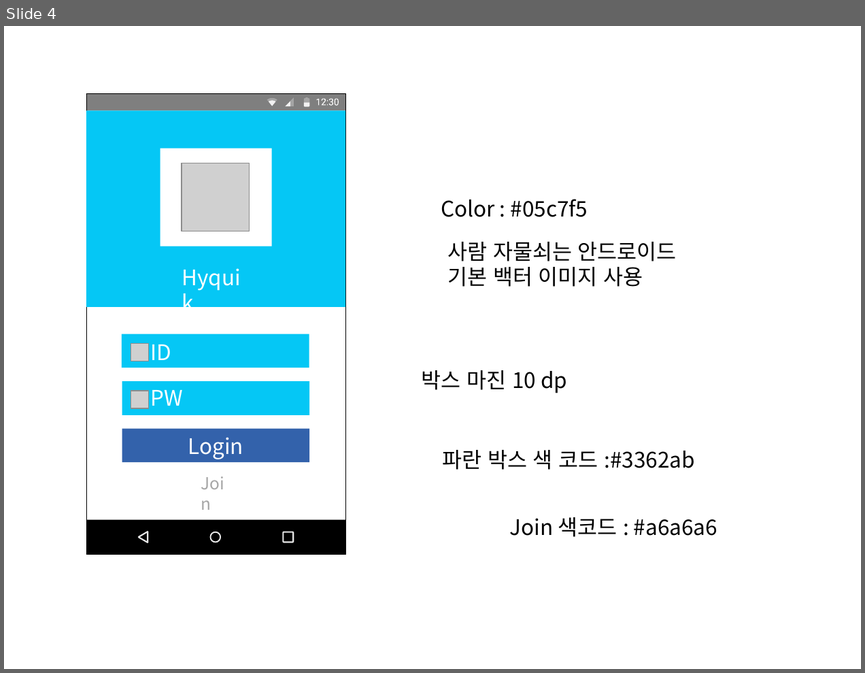
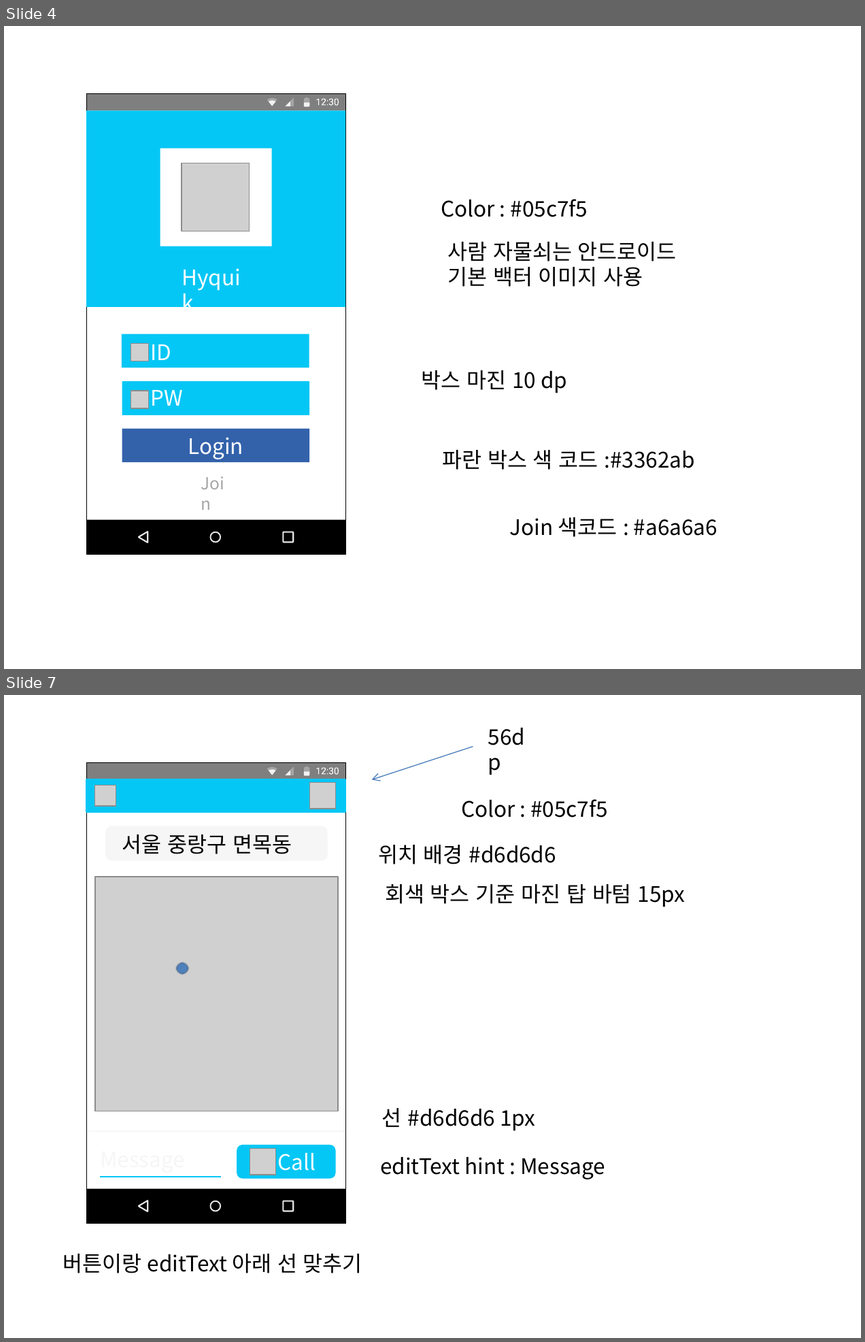
Before and after one commit to wichan7/GradRoject, a slide deck: Resources/고윤태 디자인 지원/디자인.pptx. Shown one above the other, each under a label of ours: slide 4 before the commit, slides 4 and 7 after it; the slides between them are not shown. The pictures are 865x673 and 865x1342 pixels, drawn with LibreOffice and Linux fonts; fonts in the diff are those of the drawing; grey boxes stand for pictures. Boxes give left, top, right and bottom in pixels: in the first picture for what was removed or moved away, otherwise in the second. Text is boxed around its words. In the diff, an @@ line names an element or a change of style, - is before the commit and + after.

```diff
--- a/Resources/고윤태 디자인 지원/디자인.pptx
+++ b/Resources/고윤태 디자인 지원/디자인.pptx
@@ slide 7 added at bbox=[4, 695, 861, 1338], background #FFFFFF @@
@@ text added at bbox=[479, 719, 547, 780], 18 pt, text #000000 @@
+56dp
@@ arrow added from (473, 747) to (372, 780), #4B7EBC 0.75 pt @@
@@ rectangle added at bbox=[87, 780, 345, 811], fill #05C7F5, outline #05C7F5 2 pt @@
@@ picture added at bbox=[95, 785, 116, 806] @@
@@ picture added at bbox=[310, 783, 336, 808] @@
@@ text added at bbox=[461, 799, 608, 817], 18 pt, text #000000 @@
+Color : #05c7f5
@@ rounded rectangle added at bbox=[105, 826, 327, 860], fill #F6F6F6 @@
@@ text added at bbox=[122, 834, 292, 854], 18 pt, text #000000 @@
+서울 중랑구 면목동
@@ text added at bbox=[378, 845, 556, 864], 18 pt, text #000000 @@
+위치 배경 #d6d6d6
@@ picture added at bbox=[95, 877, 337, 1110] @@
@@ text added at bbox=[385, 884, 685, 907], 18 pt, text #000000 @@
+회색 박스 기준 마진 탑 바텀 15px
@@ ellipse added at bbox=[176, 962, 188, 974], fill #4F81BD, outline #3A5F8C 2 pt @@
@@ text added at bbox=[382, 1108, 535, 1131], 18 pt, text #000000 @@
+선 #d6d6d6 1px
@@ line added from (87, 1131) to (346, 1131), #F6F6F6 1 pt @@
@@ rounded rectangle added at bbox=[237, 1145, 336, 1178], fill #05C7F5, 18 pt, text #FFFFFF @@
+Call
@@ picture added at bbox=[250, 1149, 275, 1174] @@
@@ text added at bbox=[380, 1157, 605, 1179], 18 pt, text #000000 @@
+editText hint : Message
@@ line added from (100, 1176) to (221, 1176), #05C7F5 1.2 pt @@
@@ group added at bbox=[86, 763, 345, 1223]: 10 freeform shapes, 3 rectangles @@
@@ text added at bbox=[62, 1253, 362, 1273], 18 pt, text #000000 @@
+버튼이랑 editText 아래 선 맞추기
```
Also in this commit, not shown: 6 other slides added, 3 slides removed, 12 other files.
